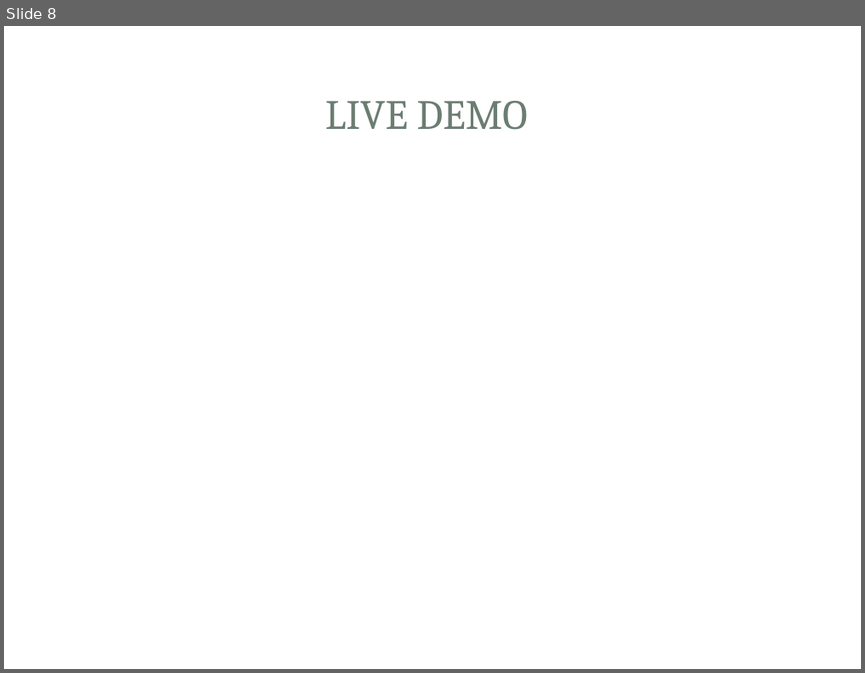
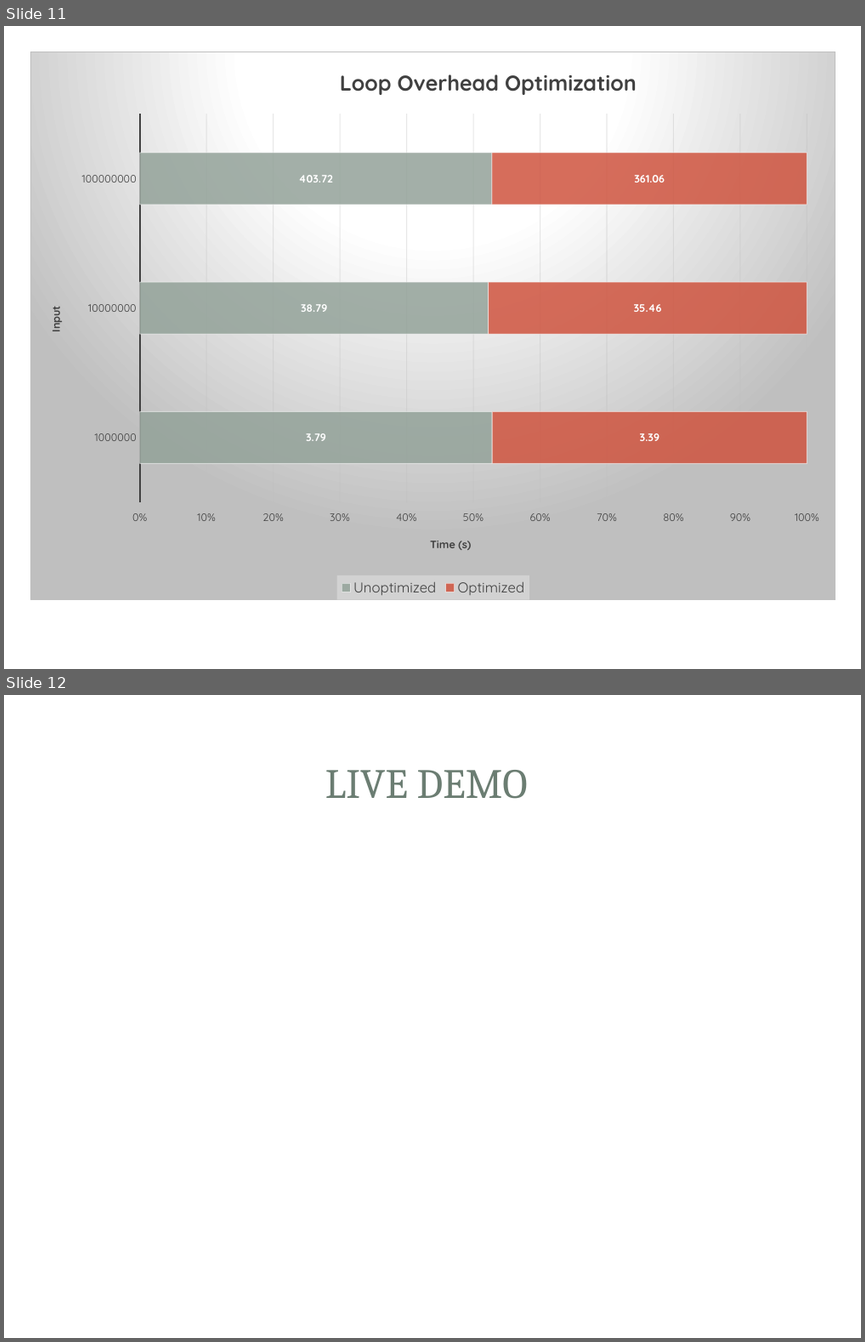
Before and after one commit to saiyamsethi5/4tb3-static-analysis, a slide deck: presentation/Presentation.pptx. Shown one above the other, each under a label of ours: slide 8 before the commit, slides 11 and 12 after it. The pictures are 865x673 and 865x1342 pixels, drawn with LibreOffice and Linux fonts; fonts in the diff are those of the drawing; background and template pictures are left out. Boxes give left, top, right and bottom in pixels: in the first picture for what was removed or moved away, otherwise in the second. Text is boxed around its words. In the diff, an @@ line names an element or a change of style, - is before the commit and + after.

```diff
--- a/presentation/Presentation.pptx
+++ b/presentation/Presentation.pptx
@@ slide 11 added at (x1=4, y1=26, x2=861, y2=669), background picture (left out); not listed: 3 template elements that a slide beside it also shows @@
@@ bar stacked 100% chart added at (x1=30, y1=52, x2=836, y2=600) @@
+title "Loop Overhead Optimization"
+categories: 1.0E6, 1.0E7, 1.0E8
+Unoptimized: 3.79, 38.79, 403.72
+Optimized: 3.39, 35.46, 361.06
@@ what was slide 8 is now slide 12 @@
```
Also in this commit, not shown: 4 slides changed, 3 other slides added, 3 other files.
